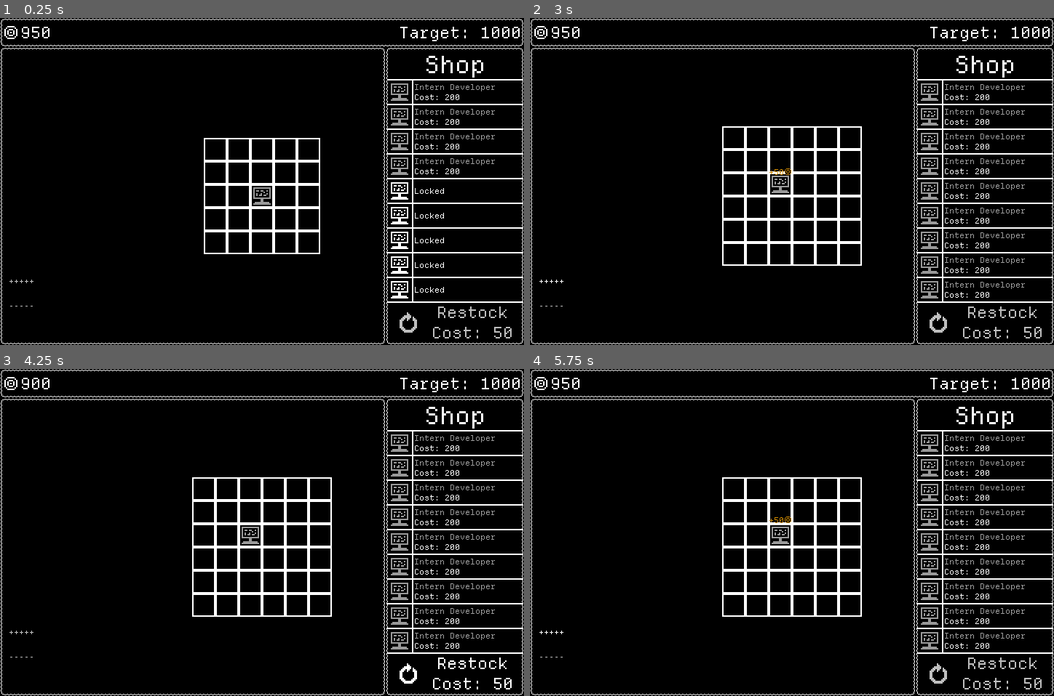
Above: before the commit, frames 1-4 (two rows, left to right).
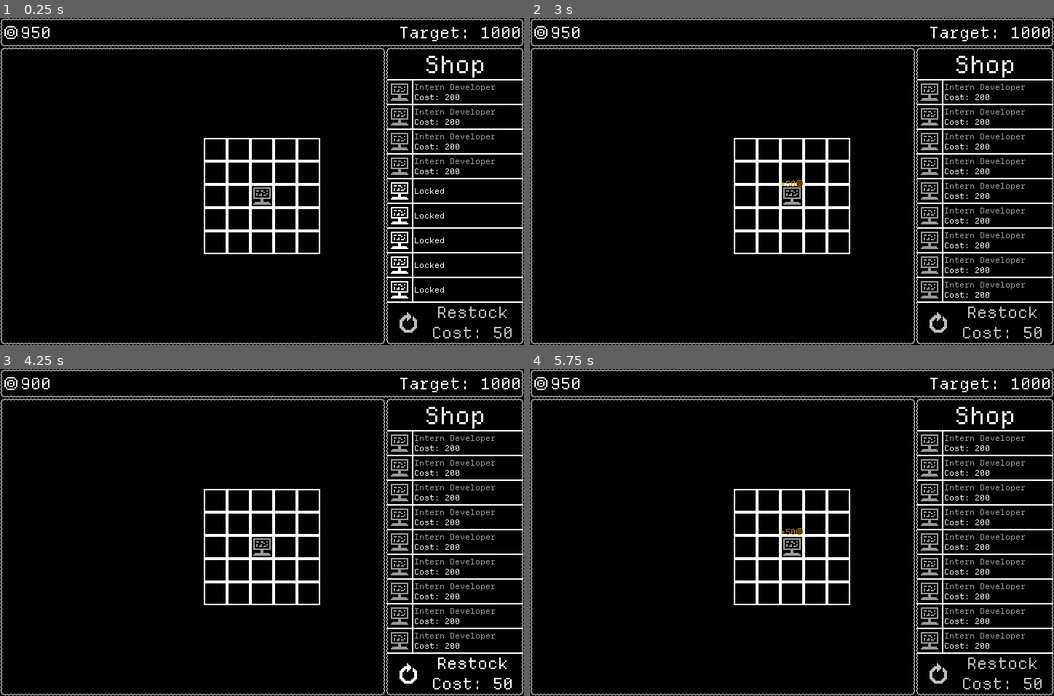
Above: after the commit, the same moments.

Repository: GemDust0/TooBigToFail
Game: Godot game, scene res://Scenes/CorporateSim.tscn
Same seed, same stepped clock (60 frames per second), same inputs: the game is played once before the commit and once after it. This scene is started directly instead of the project's main scene.
Inputs (mouse positions are in pixels of both pictures, inside the frame that each line leads up to):
- Up to frame 1 (0.25 s): no input
- Up to frame 2 (3 s): click (550, 279) at 0.5 s, where only the run before the commit has a clickable "+++++"; click (550, 305) at 1.25 s, where only the run before the commit has a clickable "-----"; click "Restock Cost: 50" at 2 s; click (550, 279) at 2.75 s, where only the run before the commit has a clickable "+++++"
- Up to frame 3 (4.25 s): click "Restock Cost: 50" at 3.5 s
- Up to frame 4 (5.75 s): click (550, 656) at 4.25 s, where only the run before the commit has a clickable "-----"; click (550, 630) at 5 s, where only the run before the commit has a clickable "+++++"

The runs differ from the first frame. In frame 1, less than 0.1% of the frame differs, in the area x 1-7%, y 80-89%; in frame 2, 4.2%; in frame 3, 4.2%; in frame 4, 4.2%, in the area x 1-64%, y 33-89%.

Commit message:
Removed grid size debug

Diff:
--- a/Scenes/CorporateSim.tscn
+++ b/Scenes/CorporateSim.tscn
@@ -109,20 +109,6 @@
 [node name="EmployeeGrid" parent="PanelContainer" unique_id=1154458215 instance=ExtResource("5_4d44h")]
 layout_mode = 2
 
-[node name="Button" type="Button" parent="." unique_id=1730713543]
-offset_left = 10.0
-offset_top = 342.0
-offset_right = 50.0
-offset_bottom = 382.0
-text = "+++++"
-
-[node name="Button2" type="Button" parent="." unique_id=92158306]
-offset_left = 10.0
-offset_top = 376.0
-offset_right = 50.0
-offset_bottom = 416.0
-text = "-----"
-
 [node name="EmployeeShop" parent="." unique_id=1407566876 node_paths=PackedStringArray("sim", "grid") instance=ExtResource("6_cj7sp")]
 sim = NodePath("..")
 grid = NodePath("../PanelContainer/EmployeeGrid")
@@ -160,7 +146,5 @@
 autowrap_mode = 2
 
 [connection signal="money_produced" from="PanelContainer/EmployeeGrid" to="." method="add_money"]
-[connection signal="pressed" from="Button" to="." method="_on_button_pressed"]
-[connection signal="pressed" from="Button2" to="." method="_on_button_2_pressed"]
 [connection signal="mouse_entered" from="SellArea" to="PanelContainer/EmployeeGrid" method="_on_sell_area_mouse_entered"]
 [connection signal="mouse_exited" from="SellArea" to="PanelContainer/EmployeeGrid" method="_on_sell_area_mouse_exited"]
--- a/Scripts/CorporateSim.gd
+++ b/Scripts/CorporateSim.gd
@@ -22,12 +22,6 @@
 	grid.create_grid(5)
 	grid.add_employee(Vector2i(2, 2), load("res://Scenes/Employees/InternDeveloper.tscn").instantiate())
 
-func _on_button_pressed() -> void:
-	grid.increase_grid_size(1)
-
-func _on_button_2_pressed() -> void:
-	grid.decrease_grid_size(1)
-
 func add_money(amount: int) -> void:
 	money += amount
 	if money >= targets[0]:
